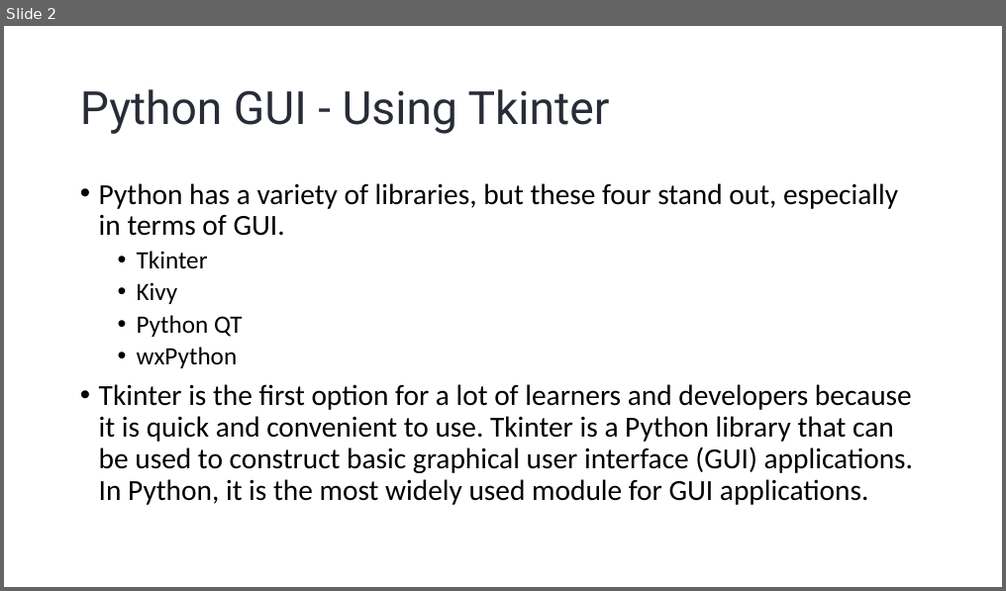
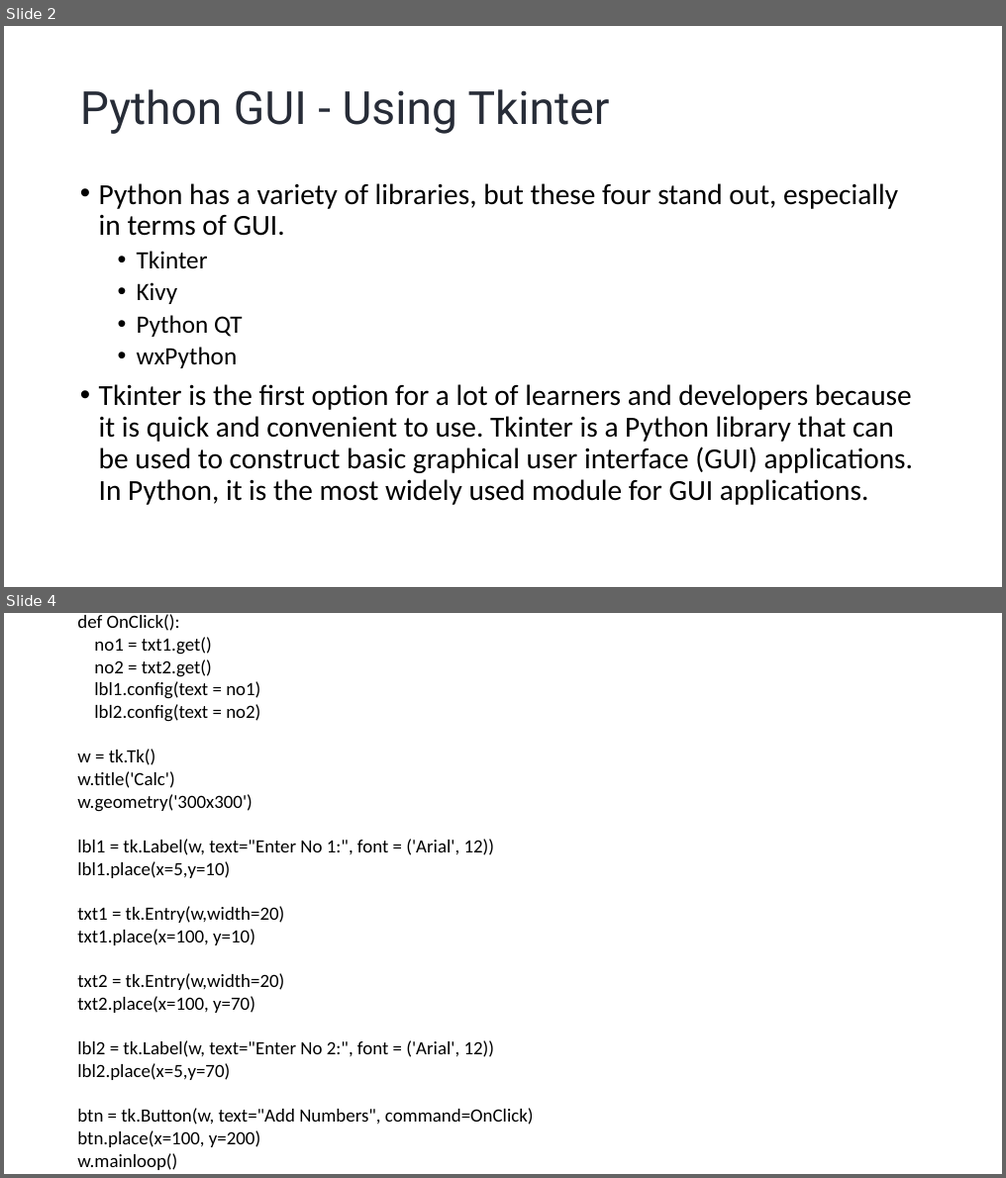
Before and after one commit to VishalChudasama08/MCA, a slide deck: Sem-2/Python/Python Provided/PPTs/tkinter.pptx. Shown one above the other, each under a label of ours: slide 2 before the commit, slides 2 and 4 after it; the slides between them are not shown. The pictures are 1006x591 and 1006x1178 pixels, drawn with LibreOffice and Linux fonts; fonts in the diff are those of the drawing. Boxes give left, top, right and bottom in pixels: in the first picture for what was removed or moved away, otherwise in the second. Text is boxed around its words. In the diff, an @@ line names an element or a change of style, - is before the commit and + after.

Commit message:
python gui add programs And add & replace python provided
1. form submit with Label, Entry, Radiobutton, Checkbutton, OptionMenu, Button
2. withdraw(), deiconify() & destroy()

```diff
--- a/Sem-2/Python/Python Provided/PPTs/tkinter.pptx
+++ b/Sem-2/Python/Python Provided/PPTs/tkinter.pptx
@@ slide 4 added at (4, 613, 1002, 1174), background #FFFFFF @@
@@ text added at (77, 614, 534, 1170), 18 pt, text #000000 @@
+import tkinter as tk
+def OnClick():
+no1 = txt1.get()
+no2 = txt2.get()
+lbl1.config(text = no1)
+lbl2.config(text = no2)
+w = tk.Tk()
+w.title('Calc')
+w.geometry('300x300')
+lbl1 = tk.Label(w, text="Enter No 1:", font = ('Arial', 12))
+lbl1.place(x=5,y=10)
+txt1 = tk.Entry(w,width=20)
+txt1.place(x=100, y=10)
+txt2 = tk.Entry(w,width=20)
+txt2.place(x=100, y=70)
+lbl2 = tk.Label(w, text="Enter No 2:", font = ('Arial', 12))
+lbl2.place(x=5,y=70)
+btn = tk.Button(w, text="Add Numbers", command=OnClick)
+btn.place(x=100, y=200)
+w.mainloop()
```
Also in this commit, not shown: 1 slide changed, 43 other files.
